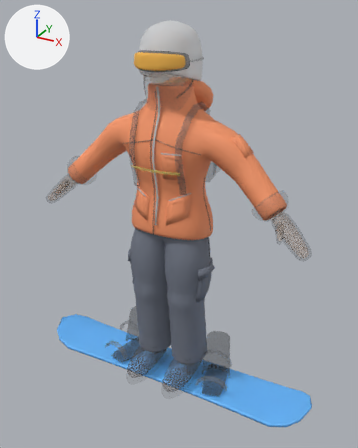
One commit to the FBX model Assets/Summit/Resources/Rider/HeroF.fbx: the scene before it, then after it.
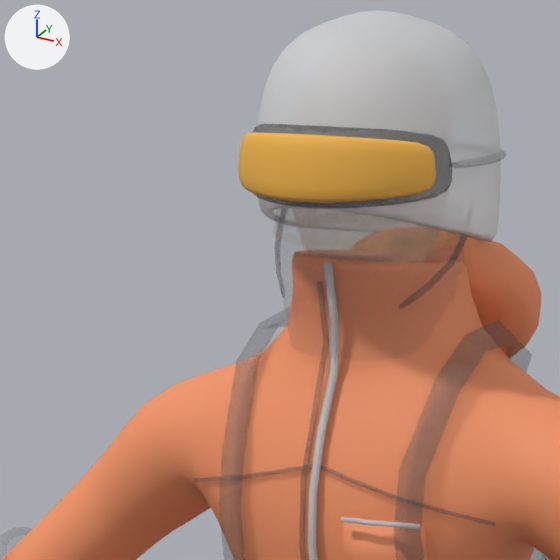
There are two pictures of each version: one whole from a 50 mm camera at (1.109, -1.931, 1.829) aimed at (0.033, 0.024, 0.851), one close up on the part from 20% to 61% of the width and 4% to 37% of the height. The lights are fixed; the arrows at upper left show +X, +Y and +Z. The last two pictures show the newer version.

Before the edit, the objects in view are built like this:
```python
me_herobody = bpy.data.meshes.new('HeroBody')
me_herobody.from_pydata(...)  # 1378 vertices, 1295 faces; spans x -0.571..0.572, y -0.147..0.225, z 0.809..1.533
me_herobody.materials.append(mat_jacket)  # orange #f79769
me_herogear = bpy.data.meshes.new('HeroGear')
me_herogear.from_pydata(...)  # 3400 vertices, 3400 faces; spans x -0.71..0.71, y -0.25..0.29, z 0.0..1.52
me_herogear.materials.append(mat_gear)  # picture img_heropalette_png
me_herohead = bpy.data.meshes.new('HeroHead')
me_herohead.from_pydata(...)  # 1859 vertices, 1778 faces; spans x -0.146..0.146, y -0.165..0.164, z 1.415..1.774
me_herohead.materials.append(mat_gear)  # picture img_heropalette_png
ob_herobody = bpy.data.objects.new('HeroBody', me_herobody)
ob_herobody.location = (0.0, 0.0, 0.0)
ob_herogear = bpy.data.objects.new('HeroGear', me_herogear)
ob_herogear.location = (0.0, 0.0, 0.0)
ob_herohead = bpy.data.objects.new('HeroHead', me_herohead)
ob_herohead.location = (0.0, 0.0, 0.0)
```
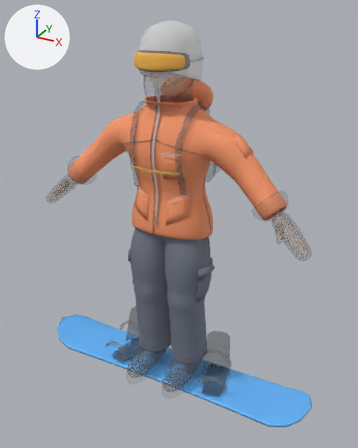
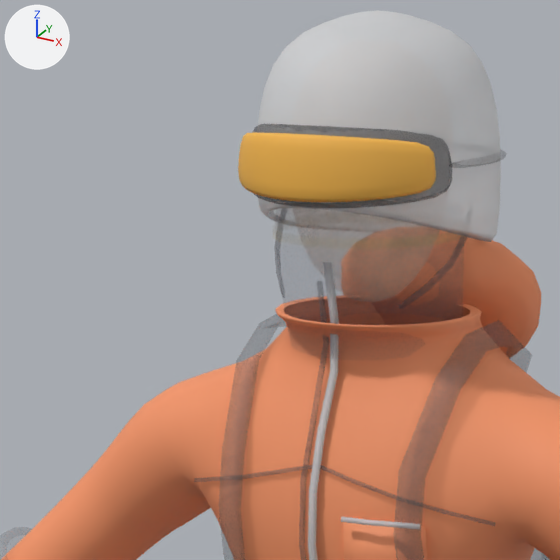
The newer file adds a shape key; the second version is drawn at full value of the shape key 'CollarDown' of 'HeroBody', and the change is written as the vertex moves it makes.

What differs and where, as boxes (x1, y1, x2, y2) in the close-ups (560 x 560 px; the box of a moved part takes in the faces that stretch with it):
part 1 of me_herobody, moved or reshaped: before (264, 250, 509, 378); after (264, 295, 509, 378)

Edits to the bpy script that builds the scene:
```text
Change me_herobody:
    where me_herobody.from_pydata(...)  # 1378 vertices, 1295 faces; spans x -0.571..0.572, y -0.147..0.225, z 0.809..1.533
    used by ob_herobody; location = (0.0, 0.0, 0.0)
    me_herobody part 1: 120 of 1378 vertices moved; they spanned x -0.117..0.117, y -0.094..0.123, z 1.431..1.523 and now span x -0.119..0.119, y -0.117..0.124, z 1.43..1.458; mean shift (0.0, -0.001, -0.04); largest move (0.0, -0.093, 1.523) -> (0.0, -0.117, 1.458)
```
